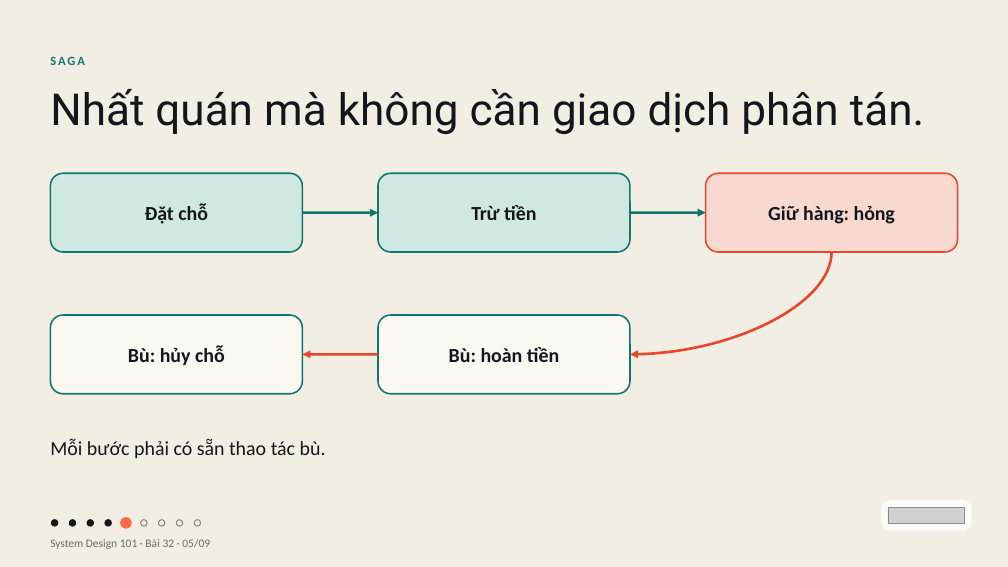
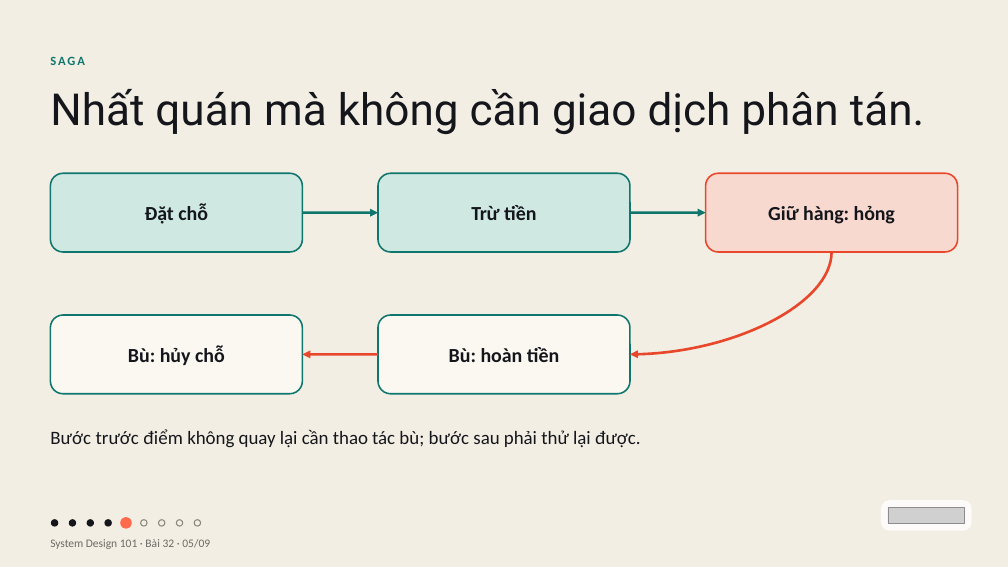
Before and after one commit to vohoailinh90/tool-marketing-studio, a slide deck: slide 5 of system-design-101/vi/lessons/sd-11-032/slides/sd-11-032.pptx. Drawn at 1008x567 pixels with LibreOffice and Linux fonts; fonts in the diff are those of the drawing; grey boxes stand for pictures. Boxes give left, top, right and bottom in pixels: in the first picture for what was removed or moved away, otherwise in the second. Text is boxed around its words. In the diff, an @@ line names an element or a change of style, - is before the commit and + after.

```diff
--- a/system-design-101/vi/lessons/sd-11-032/slides/sd-11-032.pptx
+++ b/system-design-101/vi/lessons/sd-11-032/slides/sd-11-032.pptx
@@ text at (50, 429, 641, 448): text changed; size 28.5 to 27 pt @@
-Mỗi bước phải có sẵn thao tác bù.
+Bước trước điểm không quay lại cần thao tác bù; bước sau phải thử lại được.
```
Also in this commit, not shown: 17 other files.
